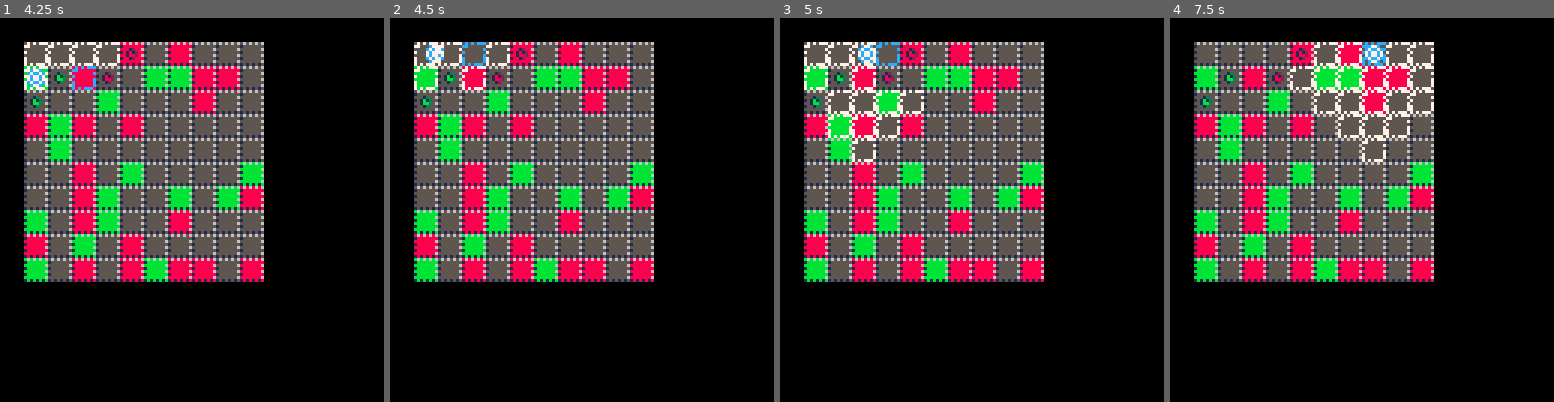
Above: before the commit, frames 1-4 (left to right).
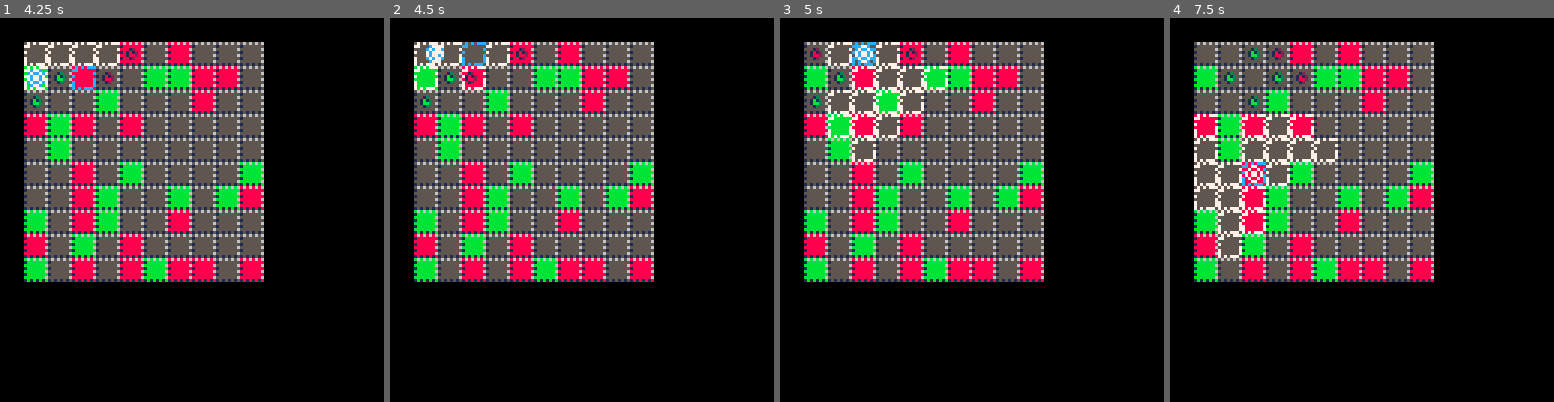
Above: after the commit, the same moments.

Repository: jcwilk/dv_prototype
Game: PICO-8 cartridge divproto.p8
Same seed, same stepped clock (60 frames per second), same inputs: the game is played once before the commit and once after it.
Inputs:
- Up to frame 1 (4.25 s): tap O (Z key) at 1.07, 1.8, 2.43, 3.07, 3.7 s; hold Right 2.33-3.33 s; hold Right 3.38-4.22 s
- Up to frame 2 (4.5 s): hold Up from 4.27 s (still down); tap O (Z key) at 4.33 s
- Up to frame 3 (5 s): release Up at 4.67 s; hold Right from 4.72 s (still down); tap O (Z key) at 4.97 s
- Up to frame 4 (7.5 s): tap O (Z key) at 5.6, 6.23, 6.87 s; release Right at 5.72 s; hold Down 5.77-6.1 s; hold Left 6.15-6.98 s; hold Right from 7.03 s (still down)

Frame 1 is identical in both runs. In frame 2, 0.1% of the frame differs, in the area x 19-30%, y 14-18%; in frame 3, 1.1%; in frame 4, 5.6%, in the area x 6-69%, y 6-63%.

Commit message:
All mobs chase you as gray

Diff:
--- a/divproto.p8
+++ b/divproto.p8
@@ -393,7 +393,7 @@
   //mobs.all={}
   //mobs.by_coord={}
   foreach(mobs.all,function(mob)
-   if player.col == 0 or player.col == mob.col then
+   if player.col == mob.col then
     return
    end
    local cart_dist=abs(mob.x-player.x)+abs(mob.y-player.y)
